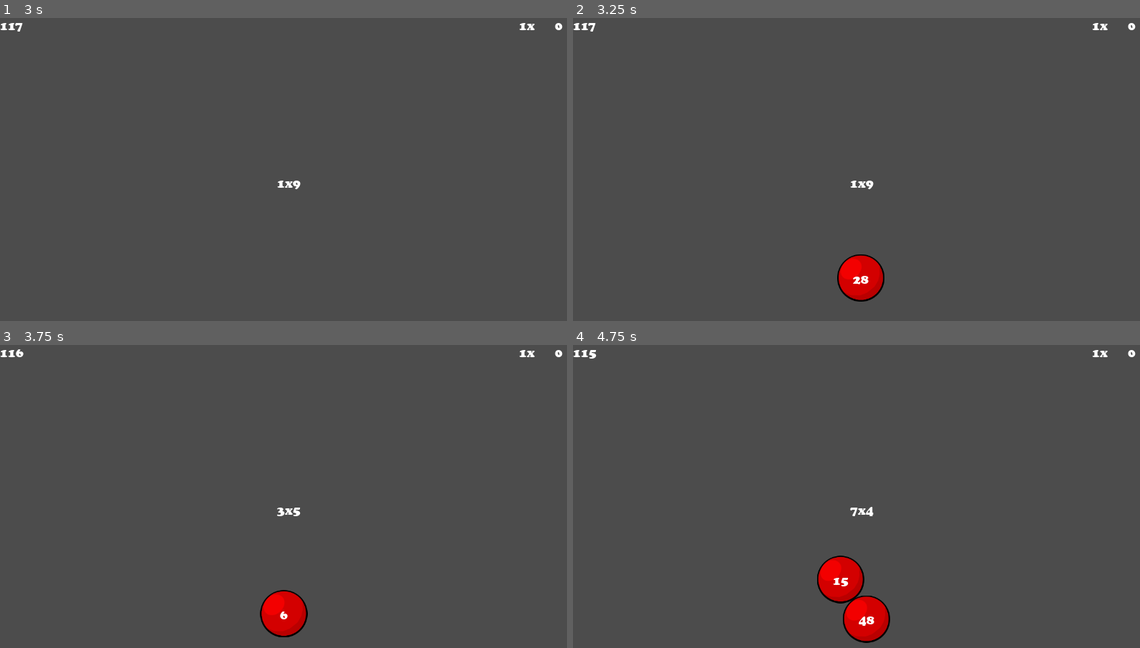
Above: before the commit, frames 1-4 (two rows, left to right).
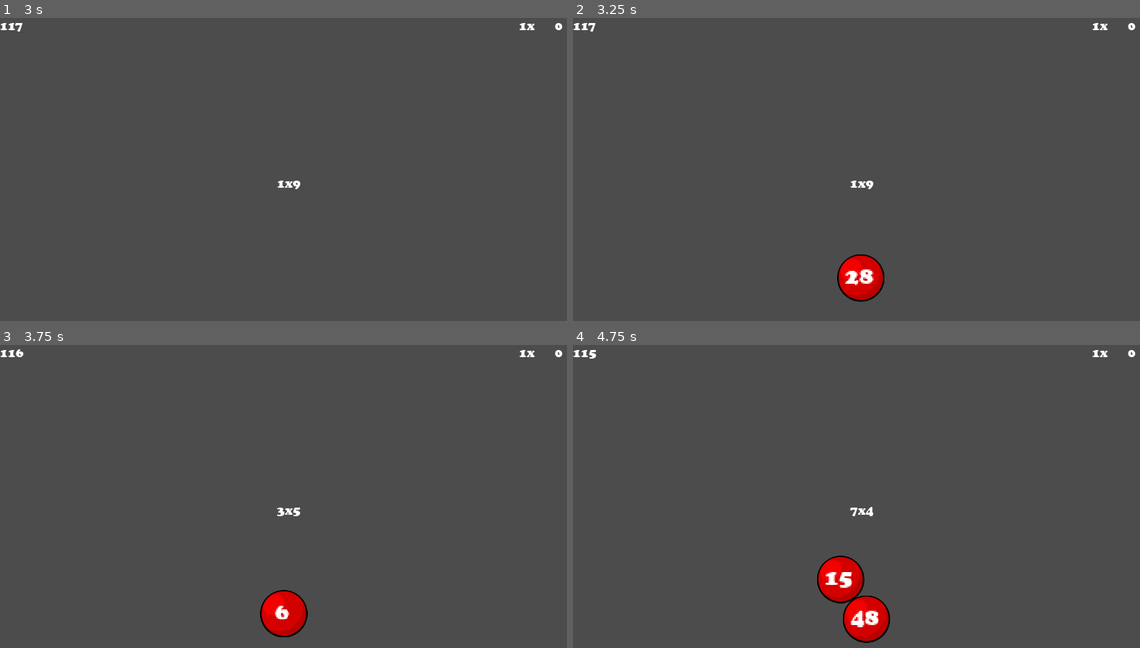
Above: after the commit, the same moments.

Repository: rpeixe/Tabolhada
Game: Godot game, scene res://scenes/MainMenu.tscn
The game is run twice, just before and just after one commit, with the same random seed, the same clock (stepped at 60 frames per second) and the same inputs.
Inputs (mouse positions are in pixels of both pictures, inside the frame that each line leads up to):
- Up to frame 1 (3 s): click "Jogar" at 0.5 s; tap Enter at 1.25, 2.75 s; move the mouse to (413, 163) at 1.27 s; click (413, 163) at 1.42 s; tap Space at 2 s; move the mouse to (170, 196) at 2.02 s; click (170, 196) at 2.17 s; move the mouse to (345, 108) at 2.77 s; click (345, 108) at 2.92 s
- Up to frame 2 (3.25 s): no input
- Up to frame 3 (3.75 s): move the mouse to (289, 590) at 3.52 s; click (289, 590) at 3.67 s
- Up to frame 4 (4.75 s): move the mouse to (845, 569) at 4.27 s; click (845, 569) at 4.42 s

Frame 1 is identical in both runs. In frame 2, 0.2% of the frame differs, in the area x 47-54%, y 82-89%; in frame 3, less than 0.1%; in frame 4, 0.3%, in the area x 44-54%, y 74-94%.

Commit message:
Update bolha

Diff:
--- a/scenes/Bubble.tscn
+++ b/scenes/Bubble.tscn
@@ -27,10 +27,13 @@
 shape = SubResource( 1 )
 
 [node name="BubbleLabel" type="Label" parent="."]
-margin_left = -20.0
-margin_top = -15.0
-margin_right = 20.0
-margin_bottom = 20.0
+margin_left = -39.0
+margin_top = -36.0
+margin_right = 1.61
+margin_bottom = -1.0
+grow_horizontal = 2
+grow_vertical = 2
+rect_scale = Vector2( 1.8, 1.8 )
 theme = ExtResource( 3 )
 align = 1
 valign = 1
